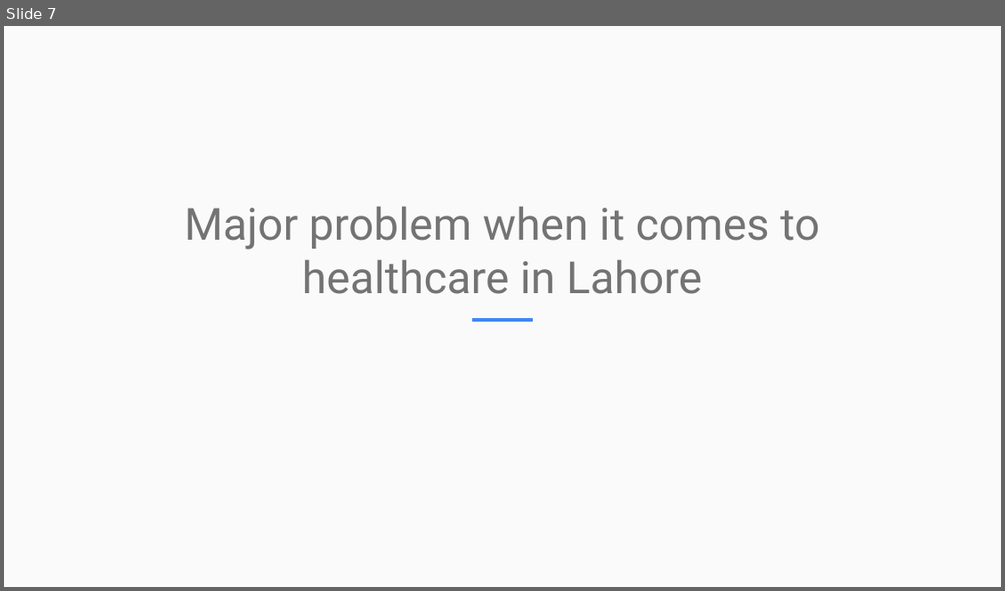
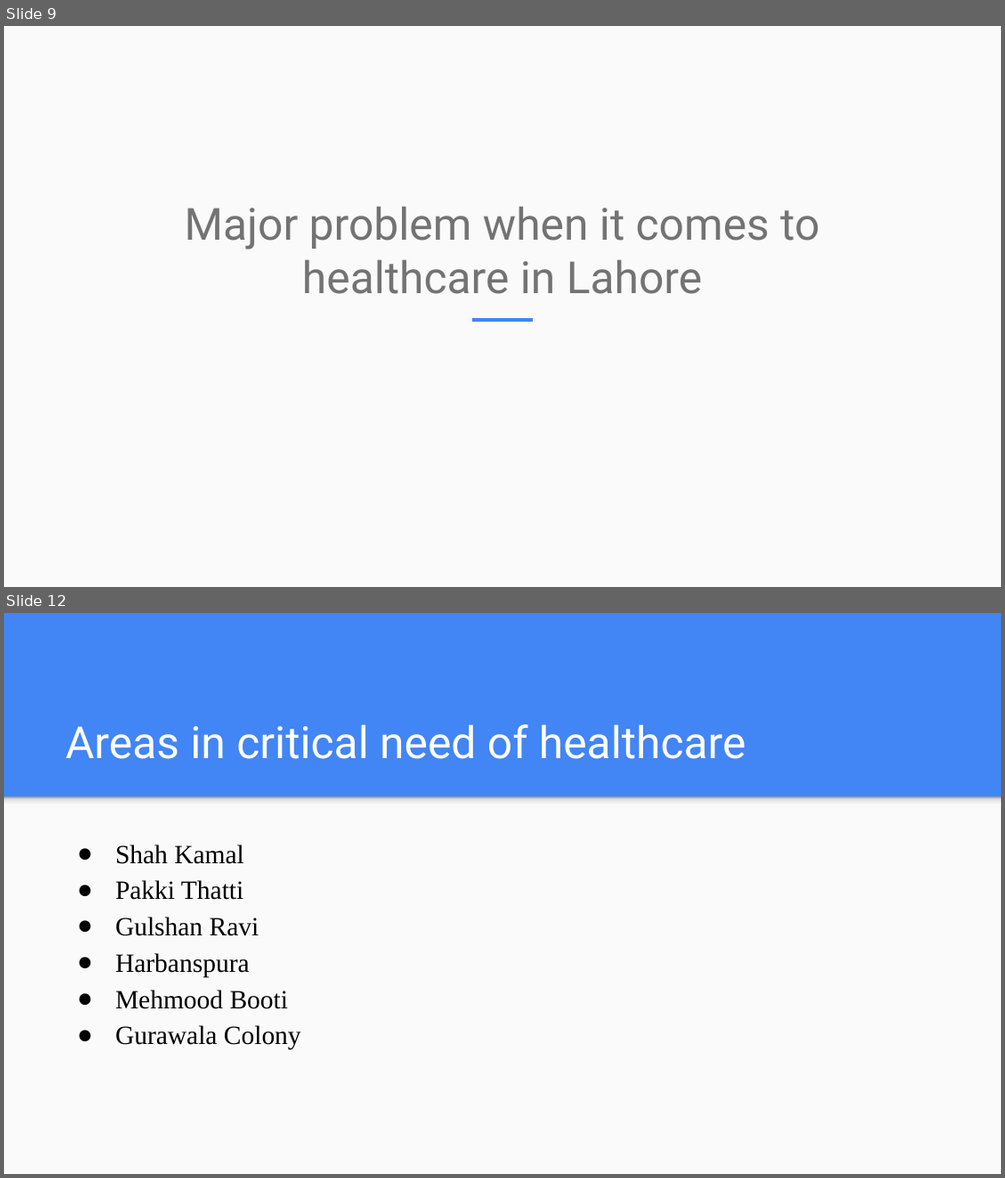
Before and after one commit to mh273/Coursera_Capstone, a slide deck: General presentation.pptx. Shown one above the other, each under a label of ours: slide 7 before the commit, slides 9 and 12 after it; the slides between them are not shown. The pictures are 1005x591 and 1005x1178 pixels, drawn with LibreOffice and Linux fonts; fonts in the diff are those of the drawing. Boxes give left, top, right and bottom in pixels: in the first picture for what was removed or moved away, otherwise in the second. Text is boxed around its words. In the diff, an @@ line names an element or a change of style, - is before the commit and + after.

```diff
--- a/General presentation.pptx
+++ b/General presentation.pptx
@@ slide 12 added at (4,613,1001,1174), background #4285F4 @@
@@ title added at (65,724,746,759), 32 pt, text #FFFFFF @@
+Areas in critical need of healthcare
@@ rectangle added at (4,796,1001,1173), fill #FAFAFA @@
@@ rectangle added at (4,796,1001,809), fill gradient #F9F9F9 to #DEDEDE to #999999 @@
@@ text added at (115,844,301,1049), 19 pt, text #000000 @@
+● Shah Kamal
+● Pakki Thatti
+● Gulshan Ravi
+● Harbanspura
+● Mehmood Booti
+● Gurawala Colony
@@ what was slide 7 is now slide 9 @@
```
Also in this commit, not shown: 1 slide changed, 3 other slides added, 1 slide removed.
